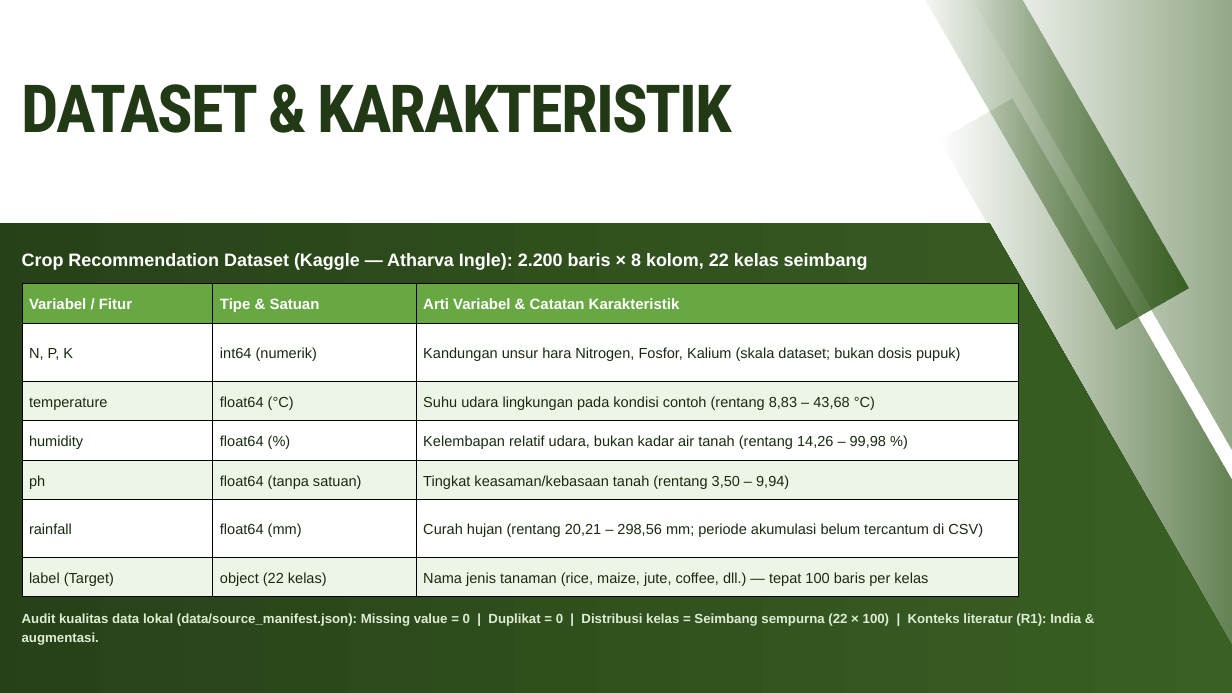
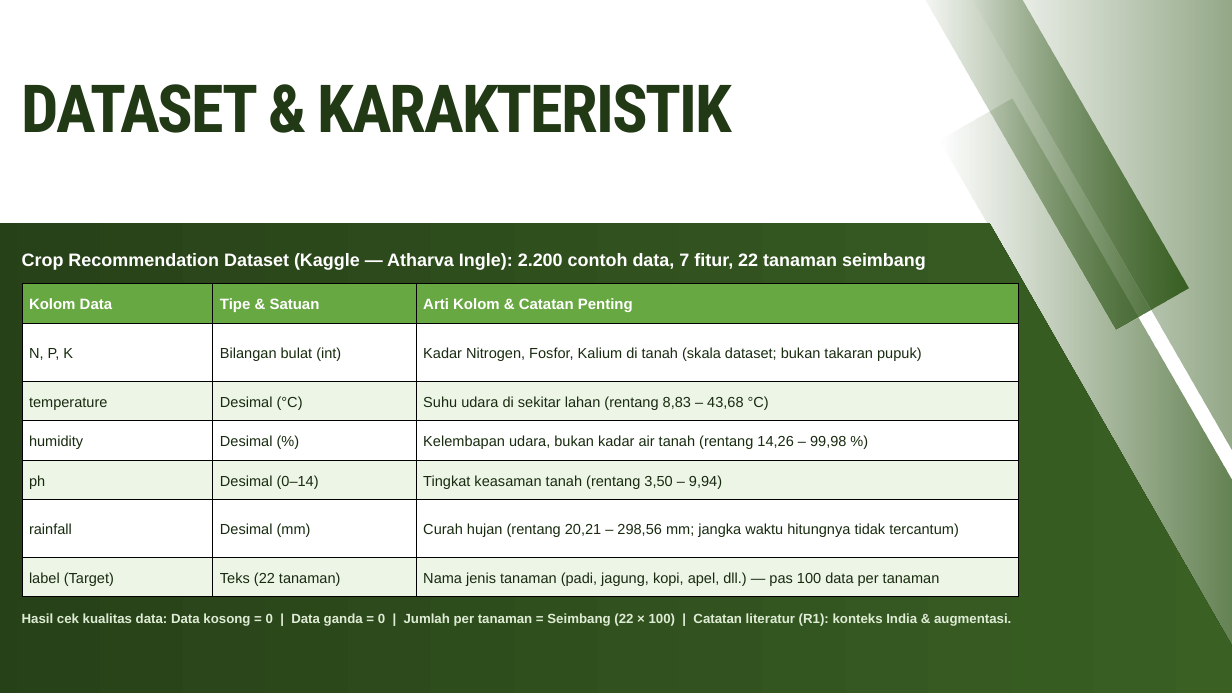
Before and after one commit to mikhailazka-dotcom/ML2026_TEK1302_Kelompok7_TunasMatch, a slide deck: slide 6 of presentation/Laporan_Proyek_Tanaman.pptx. Drawn at 1232x693 pixels with LibreOffice and Linux fonts; fonts in the diff are those of the drawing. Boxes give left, top, right and bottom in pixels: in the first picture for what was removed or moved away, otherwise in the second. Text is boxed around its words. In the diff, an @@ line names an element or a change of style, - is before the commit and + after.

```diff
--- a/presentation/Laporan_Proyek_Tanaman.pptx
+++ b/presentation/Laporan_Proyek_Tanaman.pptx
@@ text at <box>22,253,926,270</box>: text changed @@
-Crop Recommendation Dataset (Kaggle — Atharva Ingle): 2.200 baris × 8 kolom, 22 kelas seimbang
+Crop Recommendation Dataset (Kaggle — Atharva Ingle): 2.200 contoh data, 7 fitur, 22 tanaman seimbang
@@ table at <box>22,283,1018,597</box> @@
-row 1, column 1: Variabel / Fitur
+row 1, column 1: Kolom Data
-row 1, column 3: Arti Variabel & Catatan Karakteristik
+row 1, column 3: Arti Kolom & Catatan Penting
-row 2, column 2: int64 (numerik)
+row 2, column 2: Bilangan bulat (int)
-row 2, column 3: Kandungan unsur hara Nitrogen, Fosfor, Kalium (skala dataset; bukan dosis pupuk)
+row 2, column 3: Kadar Nitrogen, Fosfor, Kalium di tanah (skala dataset; bukan takaran pupuk)
-row 3, column 2: float64 (°C)
+row 3, column 2: Desimal (°C)
-row 3, column 3: Suhu udara lingkungan pada kondisi contoh (rentang 8,83 – 43,68 °C)
+row 3, column 3: Suhu udara di sekitar lahan (rentang 8,83 – 43,68 °C)
-row 4, column 2: float64 (%)
+row 4, column 2: Desimal (%)
-row 4, column 3: Kelembapan relatif udara, bukan kadar air tanah (rentang 14,26 – 99,98 %)
+row 4, column 3: Kelembapan udara, bukan kadar air tanah (rentang 14,26 – 99,98 %)
-row 5, column 2: float64 (tanpa satuan)
+row 5, column 2: Desimal (0–14)
-row 5, column 3: Tingkat keasaman/kebasaan tanah (rentang 3,50 – 9,94)
+row 5, column 3: Tingkat keasaman tanah (rentang 3,50 – 9,94)
-row 6, column 2: float64 (mm)
+row 6, column 2: Desimal (mm)
-row 6, column 3: Curah hujan (rentang 20,21 – 298,56 mm; periode akumulasi belum tercantum di CSV)
+row 6, column 3: Curah hujan (rentang 20,21 – 298,56 mm; jangka waktu hitungnya tidak tercantum)
-row 7, column 2: object (22 kelas)
+row 7, column 2: Teks (22 tanaman)
-row 7, column 3: Nama jenis tanaman (rice, maize, jute, coffee, dll.) — tepat 100 baris per kelas
+row 7, column 3: Nama jenis tanaman (padi, jagung, kopi, apel, dll.) — pas 100 data per tanaman
@@ text at <box>22,613,1011,626</box>: text changed @@
-Audit kualitas data lokal (data/source_manifest.json): Missing value = 0 | Duplikat = 0 | Distribusi kelas = Seimbang sempurna (22 × 100) | Konteks literatur (R1): India & augmentasi.
+Hasil cek kualitas data: Data kosong = 0 | Data ganda = 0 | Jumlah per tanaman = Seimbang (22 × 100) | Catatan literatur (R1): konteks India & augmentasi.
```
Also in this commit, not shown: 16 other slides changed, 5 other files.
